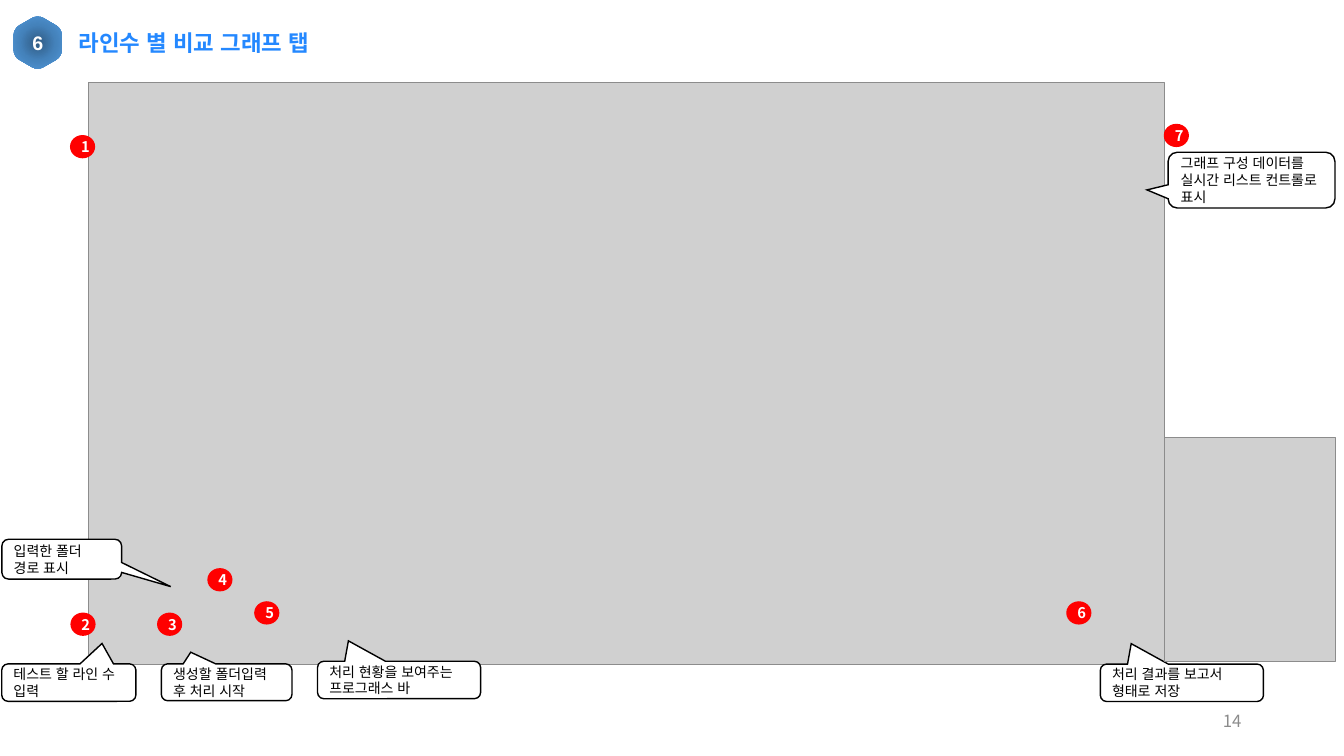
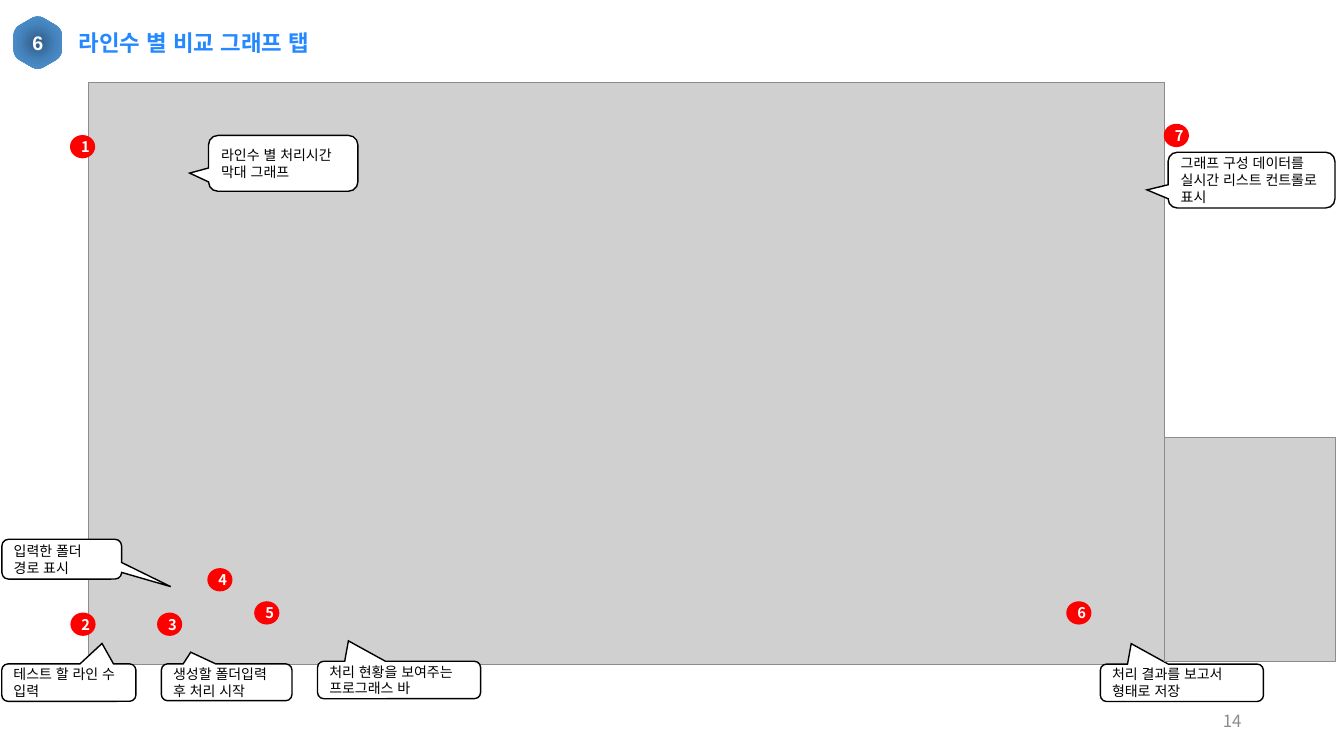
Before and after one commit to synm4/RE2-PCRE2-RegexBench, a slide deck: slide 14 of 정규표현식 라이브러리 성능 비교 (RegexBench) 프로그램 매뉴얼.pptx. Drawn at 1344x756 pixels with LibreOffice and Linux fonts; fonts in the diff are those of the drawing; grey boxes stand for pictures. Boxes give left, top, right and bottom in pixels: in the first picture for what was removed or moved away, otherwise in the second. Text is boxed around its words. In the diff, an @@ line names an element or a change of style, - is before the commit and + after.

```diff
--- a/정규표현식 라이브러리 성능 비교 (RegexBench) 프로그램 매뉴얼.pptx
+++ b/정규표현식 라이브러리 성능 비교 (RegexBench) 프로그램 매뉴얼.pptx
@@ rounded speech box added at bbox=[209, 135, 358, 191], fill #FFFFFF, outline #000000 1 pt, 10 pt, text #000000 @@
+라인수 별 처리시간 막대 그래프
```
Also in this commit, not shown: 11 other slides changed.
